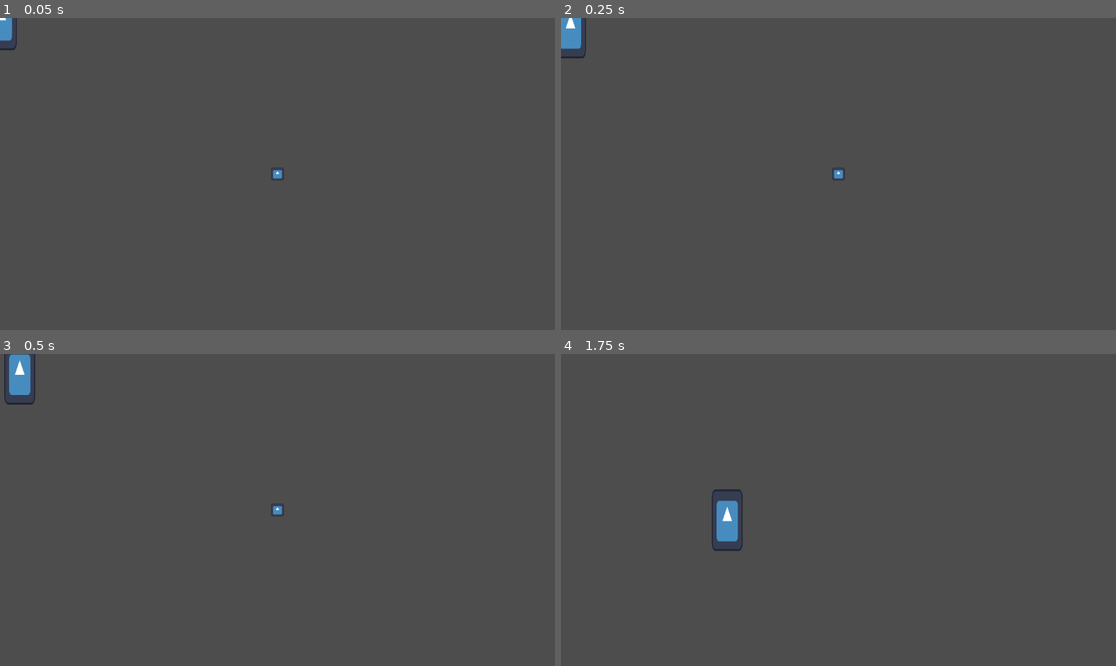
Above: before the commit, frames 1-4 (two rows, left to right).
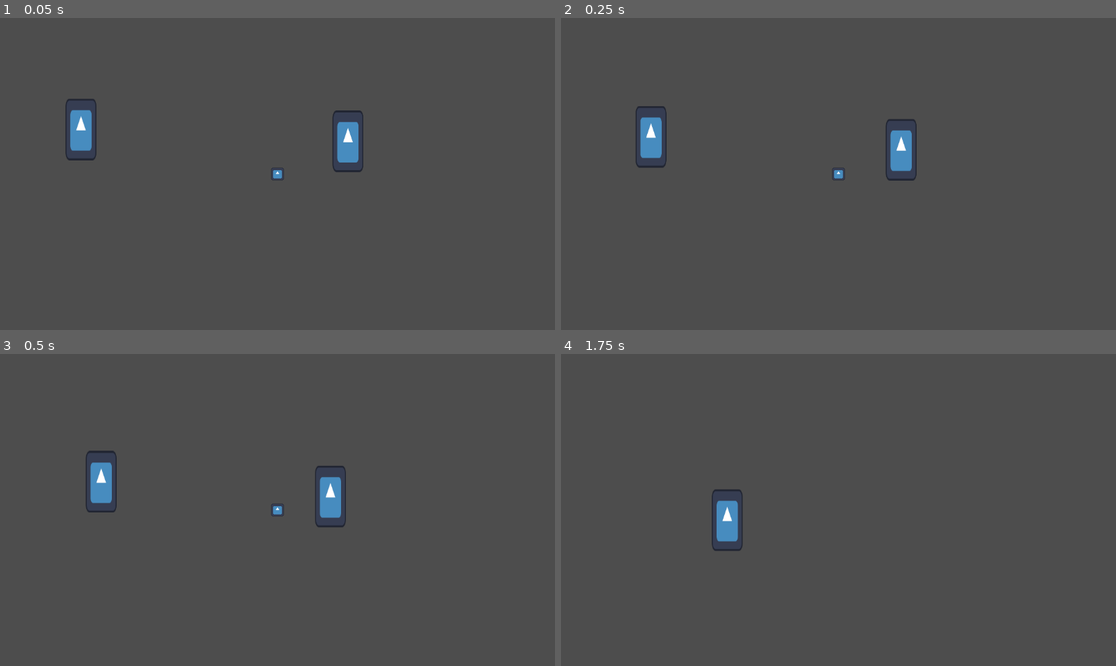
Above: after the commit, the same moments.

Repository: The-Churrosaur/RogueTimeStrategy
Game: Godot game, scene res://maps/main.tscn
Same seed, same stepped clock (60 frames per second), same inputs: the game is played once before the commit and once after it. The engine's default icon, where the game draws it, is replaced by a stand-in: a white triangle on a blue panel in a dark square.
Inputs (mouse positions are in pixels of both pictures, inside the frame that each line leads up to):
- Up to frame 1 (0.05 s): no input
- Up to frame 2 (0.25 s): no input
- Up to frame 3 (0.5 s): no input
- Up to frame 4 (1.75 s): tap Enter (ui_accept) at 0.5, 0.77, 1.52 s; move the mouse to (960, 494) at 0.52 s; move the mouse to (727, 525) at 1.27 s; hold Down (ui_down) from 1.28 s (still down)

The runs differ from the first frame. In frame 1, 1.5% of the frame differs, in the area x 0-66%, y 0-50%; in frame 2, 1.7%; in frame 3, 1.9%, in the area x 0-63%, y 0-56%; in frame 4, nothing differs.

Commit message:
unit model as base node - multiple units in scene works

Diff:
--- a/logic/units/unit_model.tscn
+++ b/logic/units/unit_model.tscn
@@ -1,9 +1,10 @@
-[gd_scene load_steps=6 format=3 uid="uid://dub62td32jcun"]
+[gd_scene load_steps=7 format=3 uid="uid://dub62td32jcun"]
 
 [ext_resource type="Script" path="res://logic/units/unit_model.gd" id="1_bon3d"]
 [ext_resource type="Texture2D" uid="uid://x8tfbgtyuesw" path="res://assets/icon.svg" id="2_joqi8"]
 [ext_resource type="PackedScene" uid="uid://bfeimxax4kqyi" path="res://logic/units/unit_selection_area.tscn" id="3_jxyok"]
 [ext_resource type="PackedScene" uid="uid://3qlu8v5u4stv" path="res://logic/units/unit_hitbox.tscn" id="4_c70uw"]
+[ext_resource type="PackedScene" uid="uid://d1asd4m254wvx" path="res://logic/units/unit_controller.tscn" id="5_4rrmn"]
 
 [sub_resource type="CapsuleShape2D" id="CapsuleShape2D_ff2kq"]
 radius = 32.0
@@ -19,6 +20,11 @@
 [node name="CollisionShape2D" type="CollisionShape2D" parent="."]
 shape = SubResource("CapsuleShape2D_ff2kq")
 
-[node name="unit_selection_area" parent="." instance=ExtResource("3_jxyok")]
+[node name="unit_selection_area" parent="." node_paths=PackedStringArray("unit_controller") instance=ExtResource("3_jxyok")]
+unit_controller = NodePath("../unit_controller")
 
-[node name="unit_hitbox" parent="." instance=ExtResource("4_c70uw")]
+[node name="unit_hitbox" parent="." node_paths=PackedStringArray("unit_controller") instance=ExtResource("4_c70uw")]
+unit_controller = NodePath("../unit_controller")
+
+[node name="unit_controller" parent="." node_paths=PackedStringArray("unit_model") instance=ExtResource("5_4rrmn")]
+unit_model = NodePath("..")
--- a/maps/test_map.tscn
+++ b/maps/test_map.tscn
@@ -1,24 +1,16 @@
-[gd_scene load_steps=5 format=3 uid="uid://bkgc56joefvrq"]
+[gd_scene load_steps=4 format=3 uid="uid://bkgc56joefvrq"]
 
 [ext_resource type="Script" path="res://maps/test_map.gd" id="1_1gbvs"]
-[ext_resource type="PackedScene" uid="uid://d1asd4m254wvx" path="res://logic/units/unit_controller.tscn" id="1_aqgm6"]
 [ext_resource type="PackedScene" uid="uid://dub62td32jcun" path="res://logic/units/unit_model.tscn" id="2_y56is"]
 [ext_resource type="PackedScene" uid="uid://c62fwuhhcbqf7" path="res://logic/ui/unit_selection_tool.tscn" id="4_go7gp"]
 
 [node name="test_map" type="Node2D"]
 script = ExtResource("1_1gbvs")
 
-[node name="unit_controller" parent="." node_paths=PackedStringArray("unit_model") instance=ExtResource("1_aqgm6")]
-unit_model = NodePath("unit_model")
-
-[node name="unit_model" parent="unit_controller" instance=ExtResource("2_y56is")]
-
-[node name="unit_selection_area" parent="unit_controller/unit_model" index="2" node_paths=PackedStringArray("unit_controller")]
-unit_controller = NodePath("../..")
-
-[node name="unit_hitbox" parent="unit_controller/unit_model" index="3" node_paths=PackedStringArray("unit_controller")]
-unit_controller = NodePath("../..")
-
 [node name="unit_selection_tool" parent="." instance=ExtResource("4_go7gp")]
 
-[editable path="unit_controller/unit_model"]
+[node name="unit_model" parent="." instance=ExtResource("2_y56is")]
+position = Vector2(725, 253)
+
+[node name="unit_model2" parent="." instance=ExtResource("2_y56is")]
+position = Vector2(165, 229)
